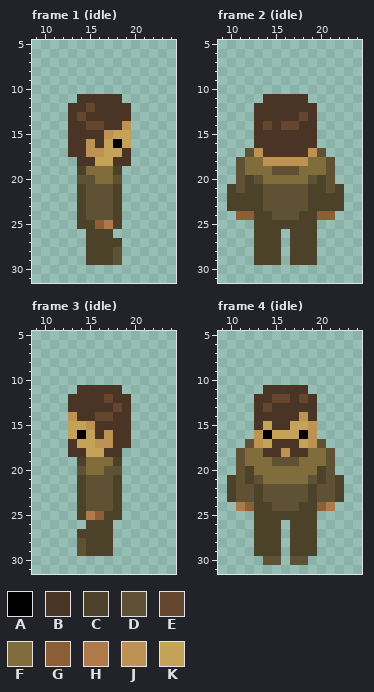
Pixel-art file -- assets/character.aseprite. Above is the file before it was changed.
32x32 pixels, 20 frames. Colours within 5 levels of each other are drawn and written as one. Shown: frame 1 (idle): x 9..24, y 5..31; frame 2 (idle): x 9..24, y 5..31; frame 3 (idle): x 9..24, y 5..31; frame 4 (idle): x 9..24, y 5..31. The commit also changed other frames, which this record leaves out.
Palette (. is transparent): A #000000  B #493425  C #4c4129  D #5f5234  E #654730  F #816d3c  G #8c5f37  H #af794a  J #bd9252  K #c4a258
Pixels before, frame 1 (idle), first column x 13:
11 .BBBBB.
12 BBEBBBB
13 BEBBBBB
14 BBEEBBJ
15 BBBBJKK
16 BBJBKAK
17 BBJJKKB
18 .BBKKBB
19 .CFFFC.
20 .DDFFD.
21 .CDDDC.
22 .CDDDC.
23 .CDDDC.
24 .CDDDC.
25 .CCGHC.
26 ..CCC..
27 ..CCCC.
28 ..CCCD.
29 ..CCCD.
Pixels before, frame 2 (idle), first column x 10:
11 ....BBBBB....
12 ...BBBBBBB...
13 ...BBBBBEB...
14 ...BEBEEBB...
15 ...BBBBBBB...
16 ...BBBBBBB...
17 ..DJBBBBBJD..
18 .DFFJJJJJFFD.
19 .DFFFDDDFFFD.
20 .DCDFFFFFDCD.
21 CDCCDDDDDCCDC
22 CCCCDDDDDCCCC
23 CCCCDDDDDCCCC
24 .GGCCDDDCCGG.
25 ...CCCCCCC...
26 ...CCC.CCC...
27 ...CCC.CCC...
28 ...CCC.CCC...
29 ...CCC.CCC...
Pixels before, frame 3 (idle), first column x 13:
11 .BBBBB.
12 BBBBEBB
13 BBBBBEB
14 JBBEEBB
15 KKJBBBB
16 KAKBJBB
17 BKKJJBB
18 BBKKBB.
19 .CFFFC.
20 .DFFDD.
21 .CDDDC.
22 .CDDDC.
23 .CDDDC.
24 .CDDDC.
25 .CHGCC.
26 ..CCC..
27 .CCCC..
28 .DCCC..
29 .DCCC..
Pixels before, frame 4 (idle), first column x 10:
11 ....BBBBB....
12 ...BBEEBEB...
13 ...BEBBBBB...
14 ...BBBBBJB...
15 ...BKBBKKJ...
16 ...JAKKKAJ...
17 ..DJKBBBKJD..
18 .DFFBBJBBFFD.
19 .DFFFDDDFFFD.
20 .DCFFFFFFFCD.
21 CDCDFFFFFDCDC
22 CDDCDDDDDCDDC
23 CDDCDDDDDCDDC
24 .HGCCDDDCCGH.
25 ...CCCCCCC...
26 ...CCC.CCC...
27 ...CCC.CCC...
28 ...CCC.CCC...
29 ...CCC.CCC...
30 ....DD.DD....
New version:
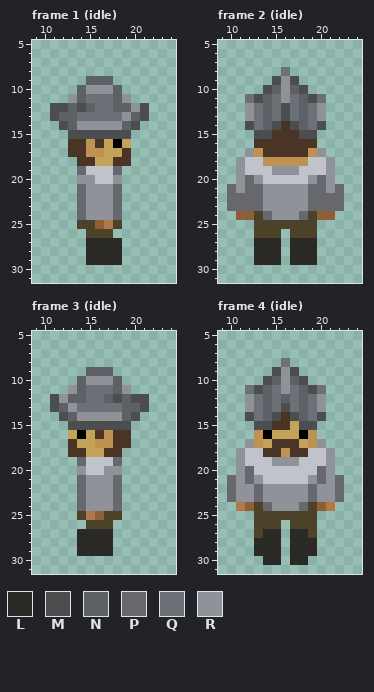
Colours new in this view: L #2a2926  M #4b4d4f  N #5d6166  P #66686e  Q #6b7176  R #8f9299
Changes in this commit:
layer "Person" added
layer "Shoes" added
layer "Shirt" added
layer "Hat" added
layer "Layer 1" removed
colour F: #816d3c -> #c0c3ca
Changed rows in their new state; - is a pixel that keeps its letter.
Frame 1 (idle), layers "Hat", "Shirt", "Shoes":
first column x 11:
 9 ----NNN----
10 ---NRRRN---
11 --RNQQQNR--
12 MMNMNQQNNRM
13 MNNQQQQQRNM
14 -MNRRRRRNM-
15 --MMMMMMM--
first column x 14:
19 P---P
20 RR--R
21 PRRRP
22 PRRRP
23 PRRRP
24 PRRRP
27 -LLLL
28 -LLLL
29 -LLLL
Frame 2 (idle), layers "Hat", "Shirt", "Shoes":
first column x 10:
 8 ------Q------
 9 -----MRM-----
10 ----MNRNM----
11 --QMNQRQNMQ--
12 --RQNQMQNQR--
13 --RQNQMQNQR--
14 --MQNMBMNQM--
15 ---MM---MM---
17 --R-------R--
18 -R---------R-
19 -R---RRR---R-
20 -RPR-----RPR-
21 PRPPRRRRRPPRP
22 PPPPRRRRRPPPP
23 PPPPRRRRRPPPP
24 ----PRRRP----
27 ---LLL-LLL---
28 ---LLL-LLL---
29 ---LLL-LLL---
Frame 3 (idle), layers "Hat", "Shirt", "Shoes":
first column x 11:
 9 ----NNN----
10 ---NRRRN---
11 --RNQQQNR--
12 MRNNQQNMNMM
13 MNRQQQQQNNM
14 -MNRRRRRNM-
15 --MMMMMMM--
first column x 14:
19 P---P
20 R--RR
21 PRRRP
22 PRRRP
23 PRRRP
24 PRRRP
27 LLLL-
28 LLLL-
29 LLLL-
Frame 4 (idle), layers "Hat", "Shirt", "Shoes":
first column x 10:
 8 ------Q------
 9 -----MRM-----
10 ----MNRNM----
11 --QMNQRQNMQ--
12 --RQNQNQNQR--
13 --RQNQMQNQR--
14 --MQNM-MNQM--
15 ---MM---MM---
17 --R-------R--
18 -R---------R-
19 -R---RRR---R-
20 -RP-------PR-
21 PRPR-----RPRP
22 PRRPRRRRRPRRP
23 PRRPRRRRRPRRP
24 ----PRRRP----
27 ----LL-LL----
28 ---LLL-LLL---
29 ---LLL-LLL---
30 ----LL-LL----
Where, in picture pixels (left, top, right, bottom), the same in both pictures:
changed: (50, 76, 149, 265)
changed: (227, 67, 344, 265)
changed: (50, 367, 149, 556)
changed: (227, 358, 344, 565)
